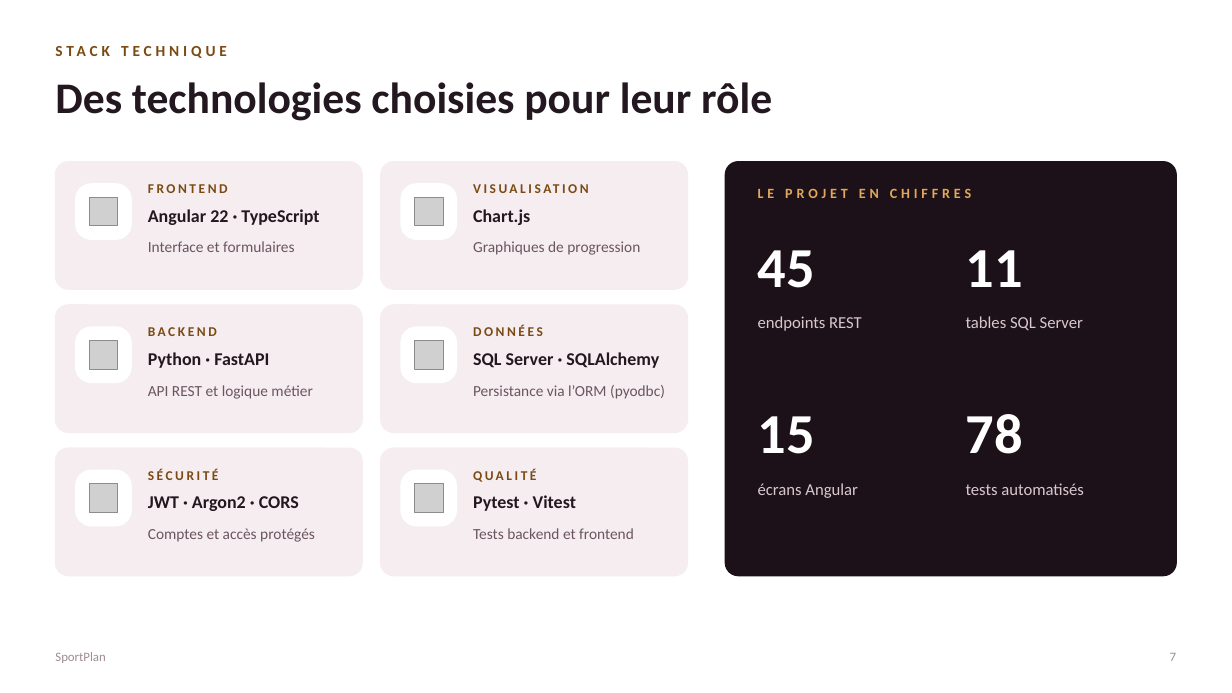
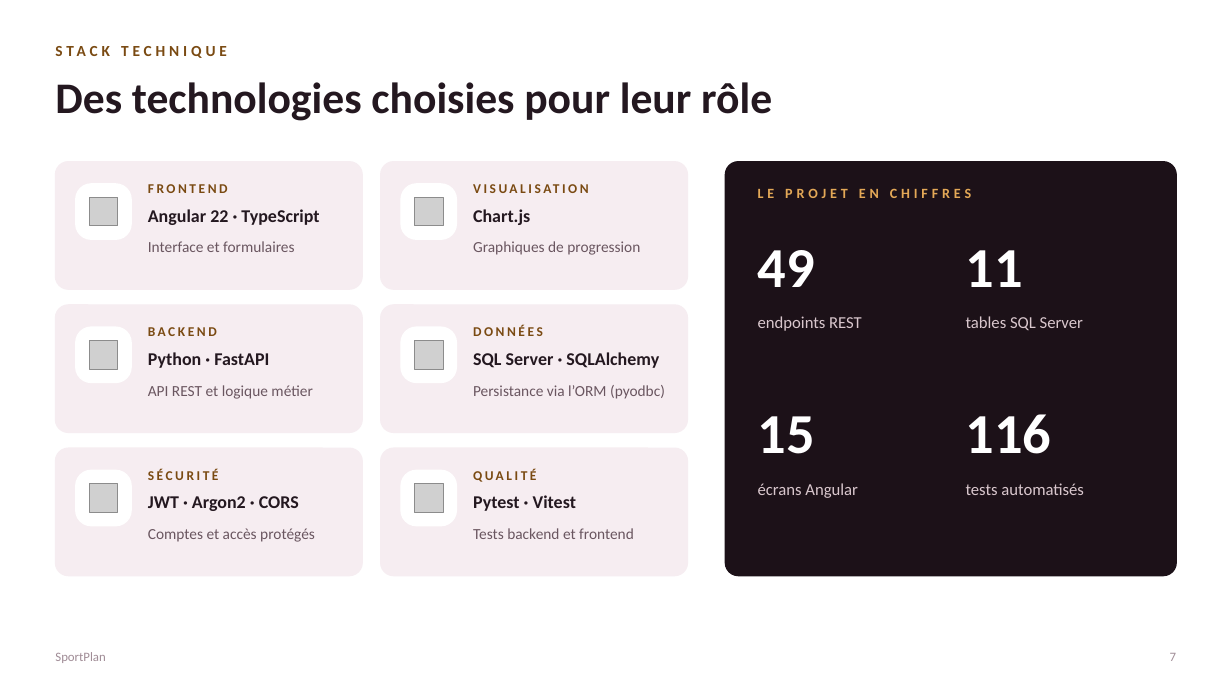
Before and after one commit to loicvdb98-sys/projet-fin-de-session-, a slide deck: slide 7 of docs/SportPlan_Presentation_Jury.pptx. Drawn at 1232x693 pixels with LibreOffice and Linux fonts; fonts in the diff are those of the drawing; grey boxes stand for pictures. Boxes give left, top, right and bottom in pixels: in the first picture for what was removed or moved away, otherwise in the second. Text is boxed around its words. In the diff, an @@ line names an element or a change of style, - is before the commit and + after.

```diff
--- a/docs/SportPlan_Presentation_Jury.pptx
+++ b/docs/SportPlan_Presentation_Jury.pptx
@@ text at box(758, 250, 815, 287): text changed @@
-45
+49
@@ text at box(966, 414, 1052, 454): text changed @@
-78
+116
```
Also in this commit, not shown: 2 other slides changed.
